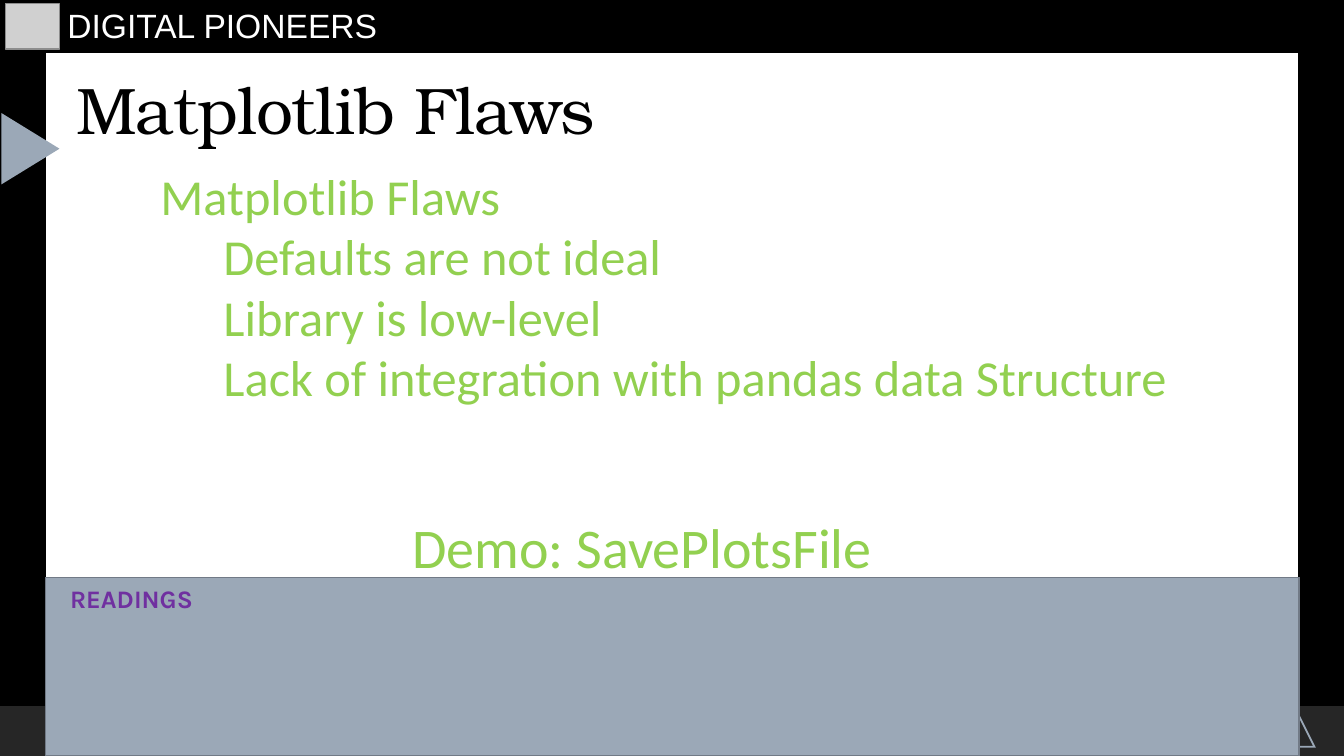
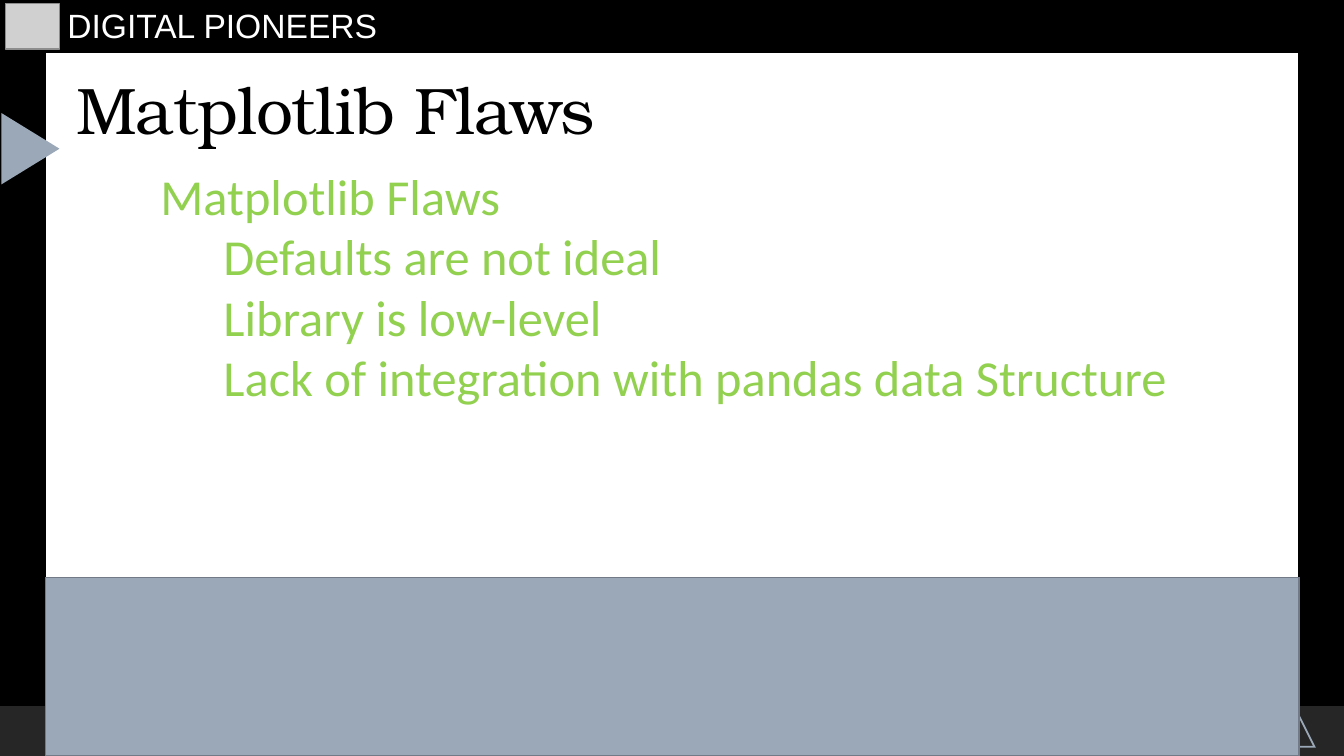
Before and after one commit to starswish2100/pythoninfinance, a slide deck: slide 10 of Introduction/hewei-material/6.Reporting_Virtualization/ReportingVirtualization.odp. Drawn at 1344x756 pixels with LibreOffice and Linux fonts; fonts in the diff are those of the drawing; grey boxes stand for pictures. Boxes give left, top, right and bottom in pixels: in the first picture for what was removed or moved away, otherwise in the second. Text is boxed around its words. In the diff, an @@ line names an element or a change of style, - is before the commit and + after.

```diff
--- a/Introduction/hewei-material/6.Reporting_Virtualization/ReportingVirtualization.odp
+++ b/Introduction/hewei-material/6.Reporting_Virtualization/ReportingVirtualization.odp
@@ text removed at (412,529,871,581) @@
-Demo: SavePlotsFile
@@ text removed at (70,591,193,608) @@
-READINGS
```
Also in this commit, not shown: 8 other slides changed, 2 slides added, 1 other file.
